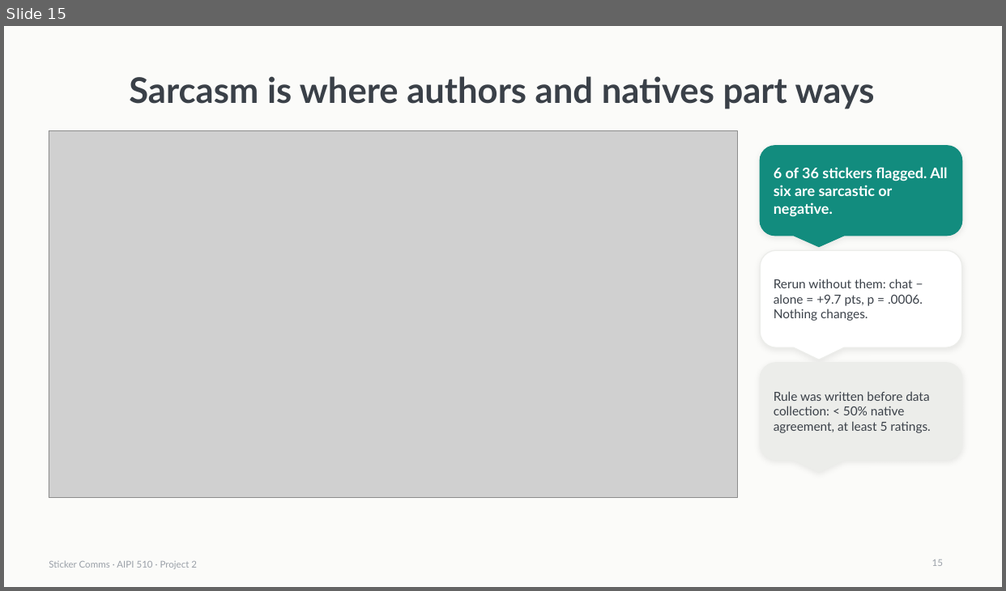
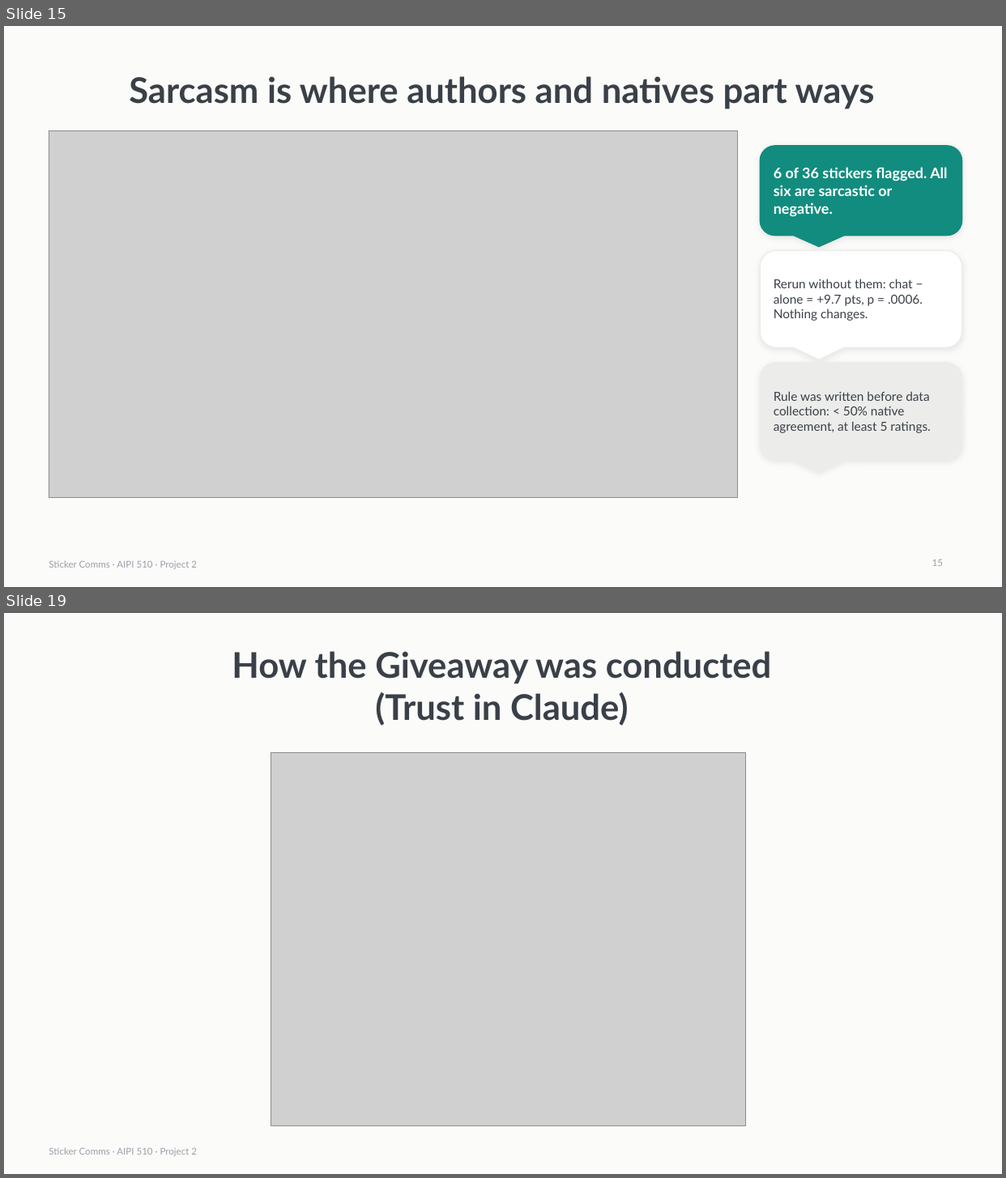
Before and after one commit to burakdon/sticker-comms, a slide deck: report/sticker-comms-deck.pptx. Shown one above the other, each under a label of ours: slide 15 before the commit, slides 15 and 19 after it; the slides between them are not shown. The pictures are 1006x591 and 1006x1178 pixels, drawn with LibreOffice and Linux fonts; fonts in the diff are those of the drawing; grey boxes stand for pictures. Boxes give left, top, right and bottom in pixels: in the first picture for what was removed or moved away, otherwise in the second. Text is boxed around its words. In the diff, an @@ line names an element or a change of style, - is before the commit and + after.

```diff
--- a/report/sticker-comms-deck.pptx
+++ b/report/sticker-comms-deck.pptx
@@ slide 19 added at box(4, 613, 1002, 1174), background #FBFBF9; not listed: 1 template element that a slide beside it also shows @@
@@ title added at box(232, 651, 772, 726), 34 pt, text #3A4048, bold @@
+How the Giveaway was conducted
+(Trust in Claude)
@@ picture added at box(271, 753, 746, 1126) @@
```
Also in this commit, not shown: 8 slides changed, 4 other slides added, 3 slides removed, 4 other files.
